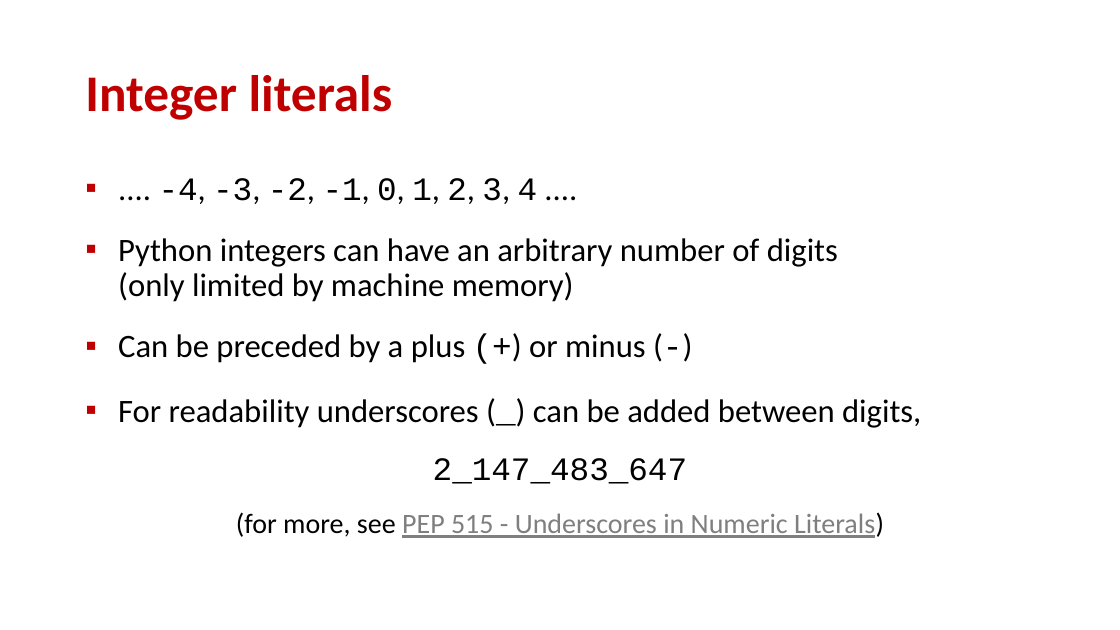
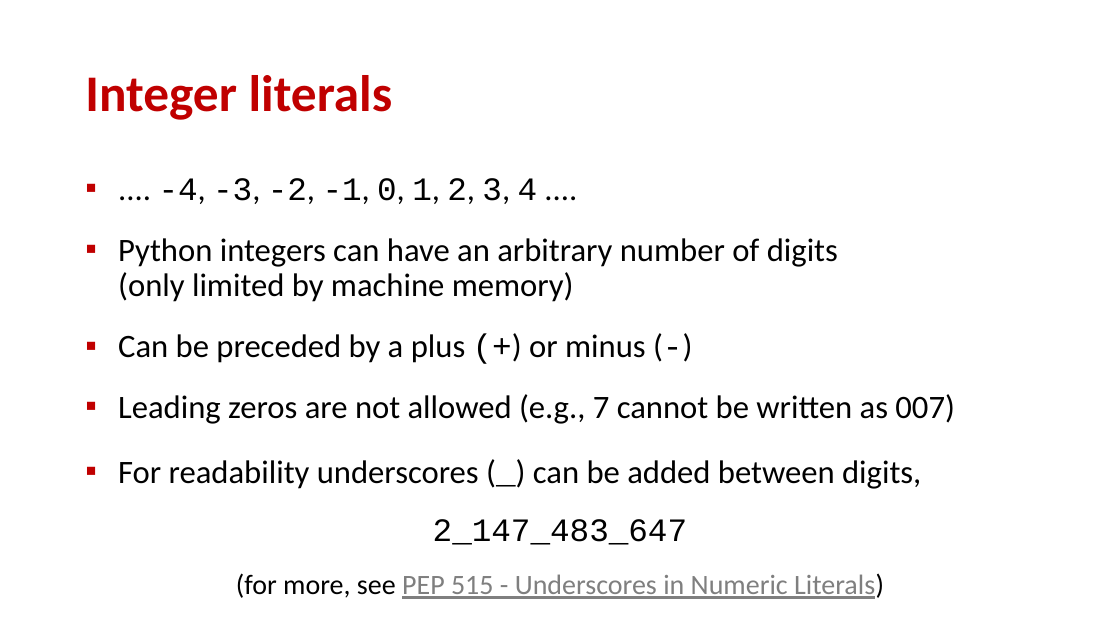
Before and after one commit to gsbrodal/gsbrodal.github.io, a slide deck: slide 6 of ipsa/slides/basics.pptx. Drawn at 1120x630 pixels with LibreOffice and Linux fonts; fonts in the diff are those of the drawing. Boxes give left, top, right and bottom in pixels: in the first picture for what was removed or moved away, otherwise in the second. Text is boxed around its words. In the diff, an @@ line names an element or a change of style, - is before the commit and + after.

Commit message:
all-slides.pdf basics.pdf basics.pptx

```diff
--- a/ipsa/slides/basics.pptx
+++ b/ipsa/slides/basics.pptx
@@ text at <box>118,394,954,424</box>: paragraph added @@
+▪ Leading zeros are not allowed (e.g., 7 cannot be written as 007)
```
Also in this commit, not shown: 2 other files.
